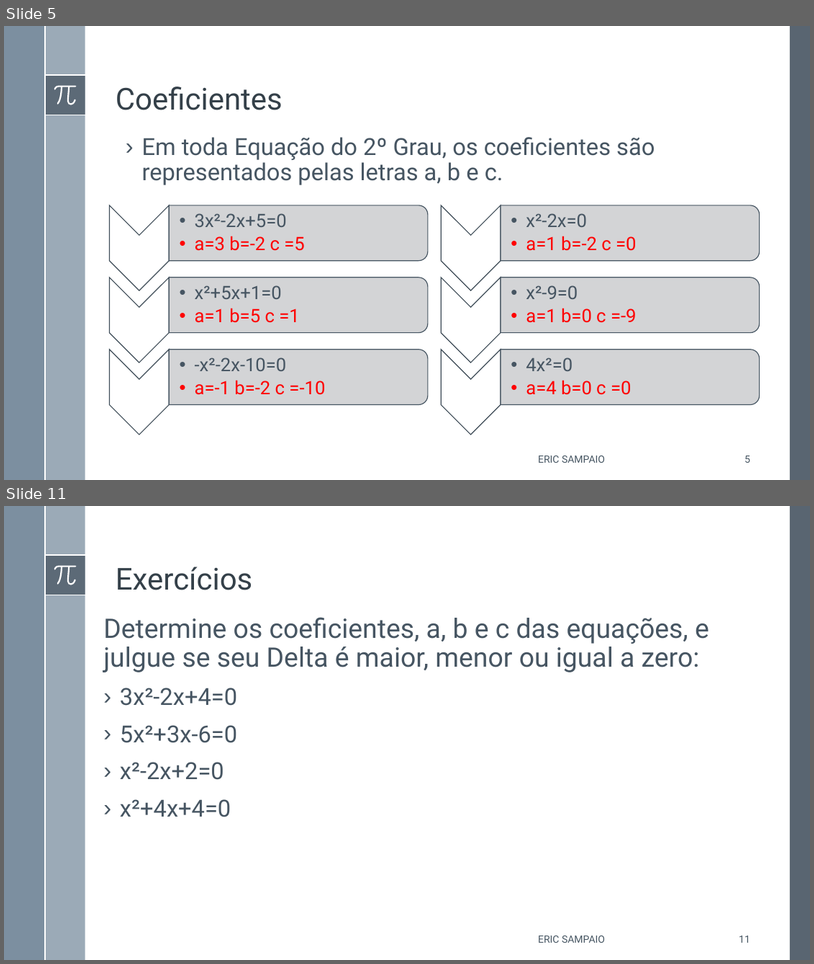
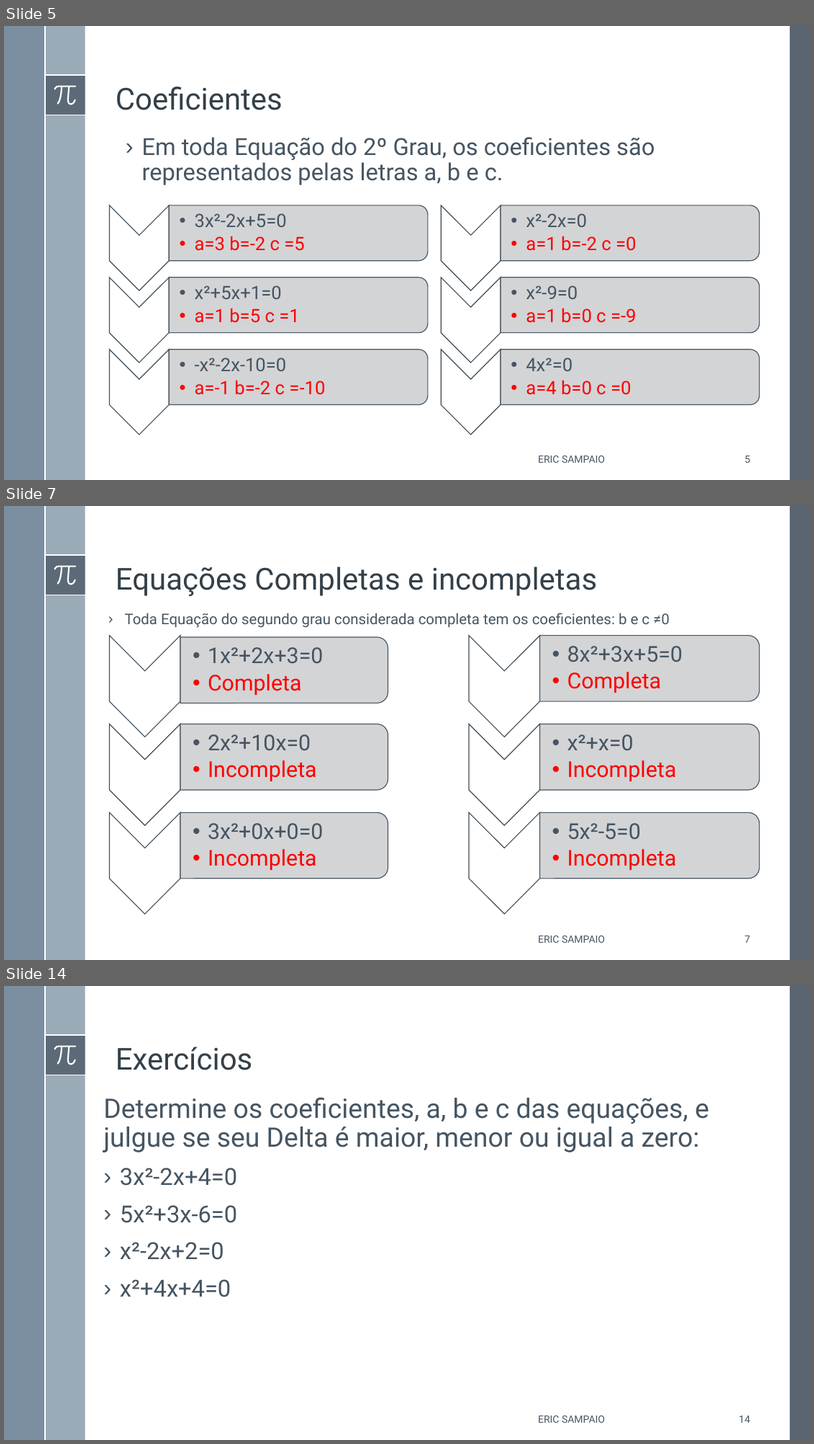
Before and after one commit to Erickgtn/ericsampaio.com.br, a slide deck: SlidesPublicação/Equação do 2º Grau.pptx. Shown one above the other, each under a label of ours: slides 5 and 11 before the commit, slides 5, 7 and 14 after it; the slides between them are not shown. The pictures are 814x964 and 814x1444 pixels, drawn with LibreOffice and Linux fonts; fonts in the diff are those of the drawing. Boxes give left, top, right and bottom in pixels: in the first picture for what was removed or moved away, otherwise in the second. Text is boxed around its words. In the diff, an @@ line names an element or a change of style, - is before the commit and + after.

```diff
--- a/SlidesPublicação/Equação do 2º Grau.pptx
+++ b/SlidesPublicação/Equação do 2º Grau.pptx
@@ slide 7 added at bbox=[4, 506, 810, 960], background #FFFFFF; not listed: 8 template elements that a slide beside it also shows @@
@@ title added at bbox=[116, 566, 597, 596], 36 pt, text #35404A @@
+Equações Completas e incompletas
@@ text added at bbox=[125, 613, 670, 628], 17.5 pt, text #465562 @@
+› Toda Equação do segundo grau considerada completa tem os coeficientes: b e c ≠0
@@ group added at bbox=[110, 635, 388, 914]: 6 texts, 3 chevrons, 3 round same rects @@
+Ex.1
+  • 1x²+2x+3=0
+  • Completa
+Ex.2
+  • 2x²+10x=0
+  • Incompleta
+Ex.3
+  • 3x²+0x+0=0
+  • Incompleta
@@ group added at bbox=[470, 635, 759, 914]: 6 texts, 3 chevrons, 3 round same rects @@
+Ex.4
+  • 8x²+3x+5=0
+  • Completa
+Ex.5
+  • x²+x=0
+  • Incompleta
+Ex.6
+  • 5x²-5=0
+  • Incompleta
@@ text added at bbox=[538, 935, 605, 942], 12 pt, text #465562 @@
+ERIC SAMPAIO
@@ page number added at bbox=[745, 935, 751, 942], 12 pt, text #465562 @@
+7
@@ what was slide 11 is now slide 14 @@
@@ page number at bbox=[739, 1415, 751, 1422]: text changed @@
-11
+14
```
Also in this commit, not shown: 10 slides changed, 1 other slide added, 1 slide removed, 1 other file.
